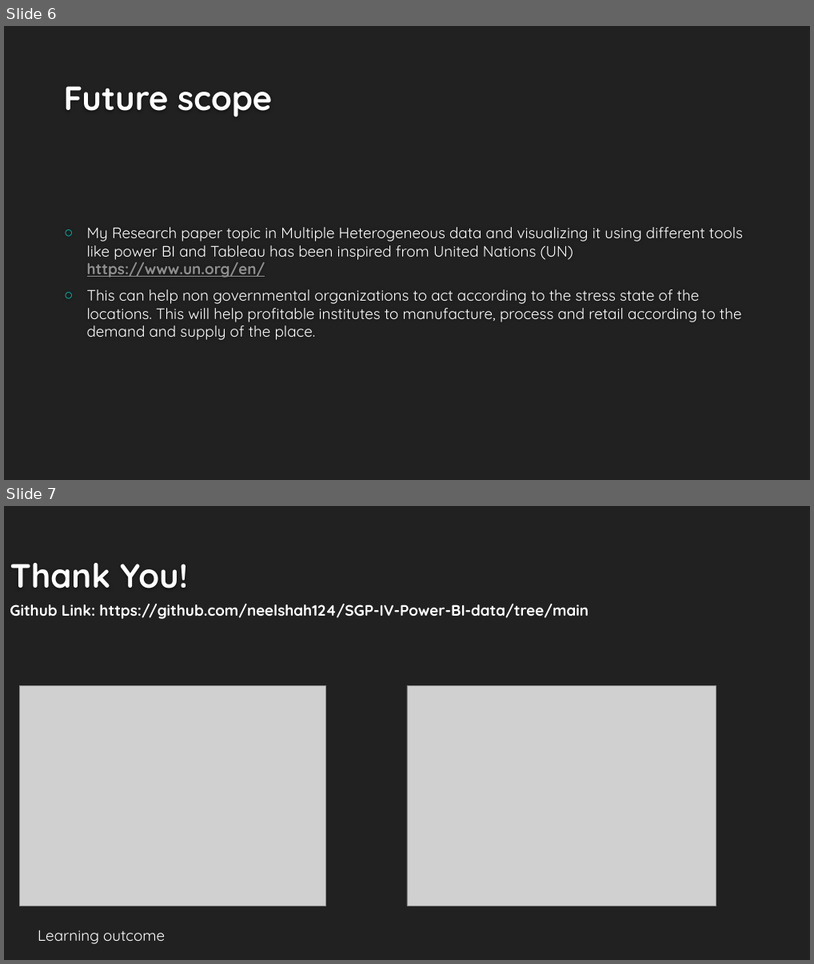
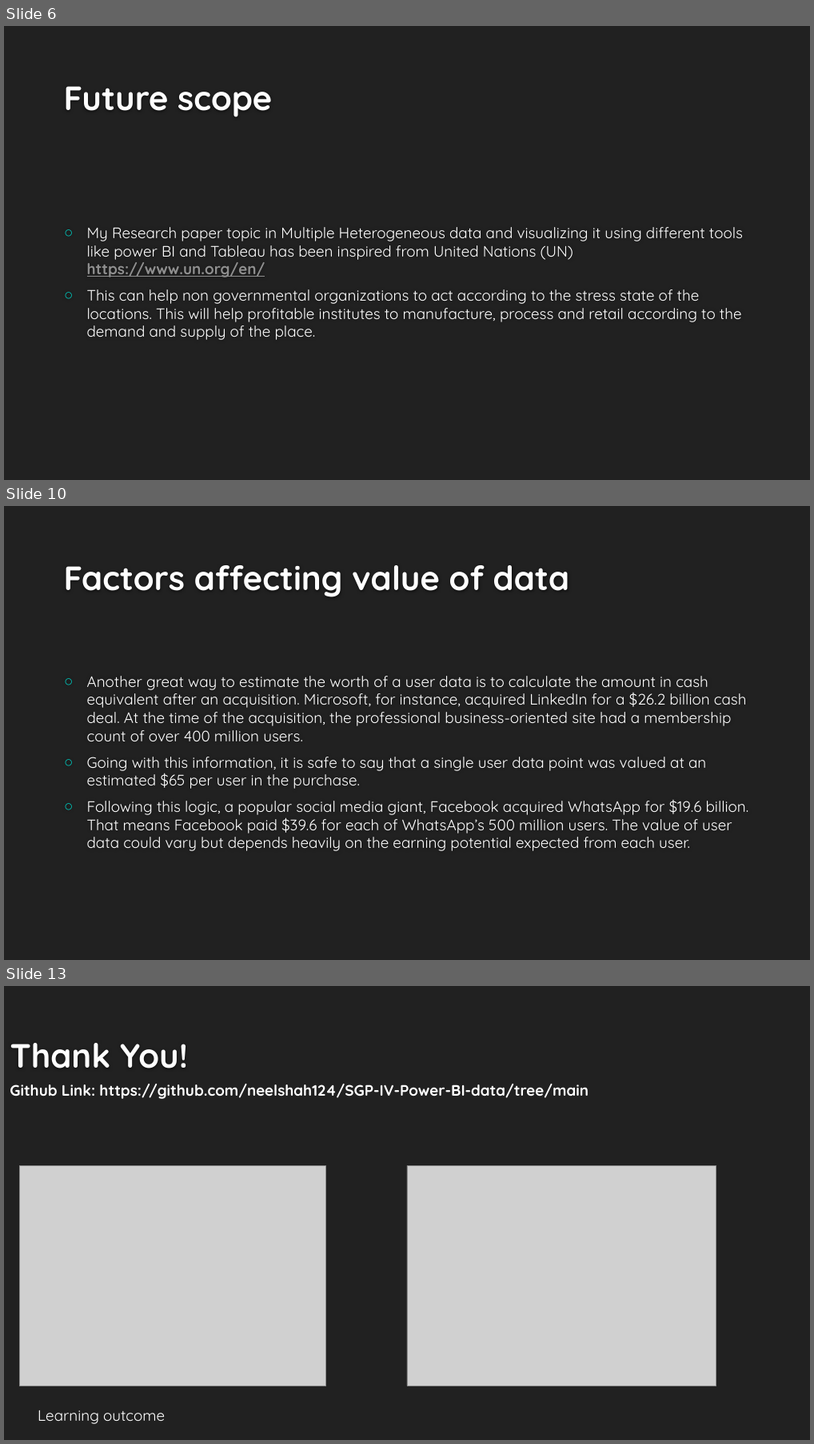
Before and after one commit to neelshah124/SGP-IV-Power-BI-data, a slide deck: Software group Project –IV.pptx. Shown one above the other, each under a label of ours: slides 6 and 7 before the commit, slides 6, 10 and 13 after it; the slides between them are not shown. The pictures are 814x964 and 814x1444 pixels, drawn with LibreOffice and Linux fonts; fonts in the diff are those of the drawing; grey boxes stand for pictures; background and template pictures are left out. Boxes give left, top, right and bottom in pixels: in the first picture for what was removed or moved away, otherwise in the second. Text is boxed around its words. In the diff, an @@ line names an element or a change of style, - is before the commit and + after.

```diff
--- a/Software group Project –IV.pptx
+++ b/Software group Project –IV.pptx
@@ slide 10 added at (4, 506, 810, 960), background #212121 @@
@@ title added at (64, 565, 570, 597), 40 pt, text #FEFEFE, bold @@
+Factors affecting value of data
@@ text added at (87, 676, 750, 851), 18 pt, text #FFFFFF @@
+○ Another great way to estimate the worth of a user data is to calculate the amount in cash equivalent after an acquisition. Microsoft, for instance, acquired LinkedIn for a $26.2 billion cash deal. At the time of the acquisition, the professional business-oriented site had a membership count of over 400 million users.
+○ Going with this information, it is safe to say that a single user data point was valued at an estimated $65 per user in the purchase.
+○ Following this logic, a popular social media giant, Facebook acquired WhatsApp for $19.6 billion. That means Facebook paid $39.6 for each of WhatsApp’s 500 million users. The value of user data could vary but depends heavily on the earning potential expected from each user.
@@ what was slide 7 is now slide 13 @@
```
Also in this commit, not shown: 1 slide changed, 5 other slides added.
